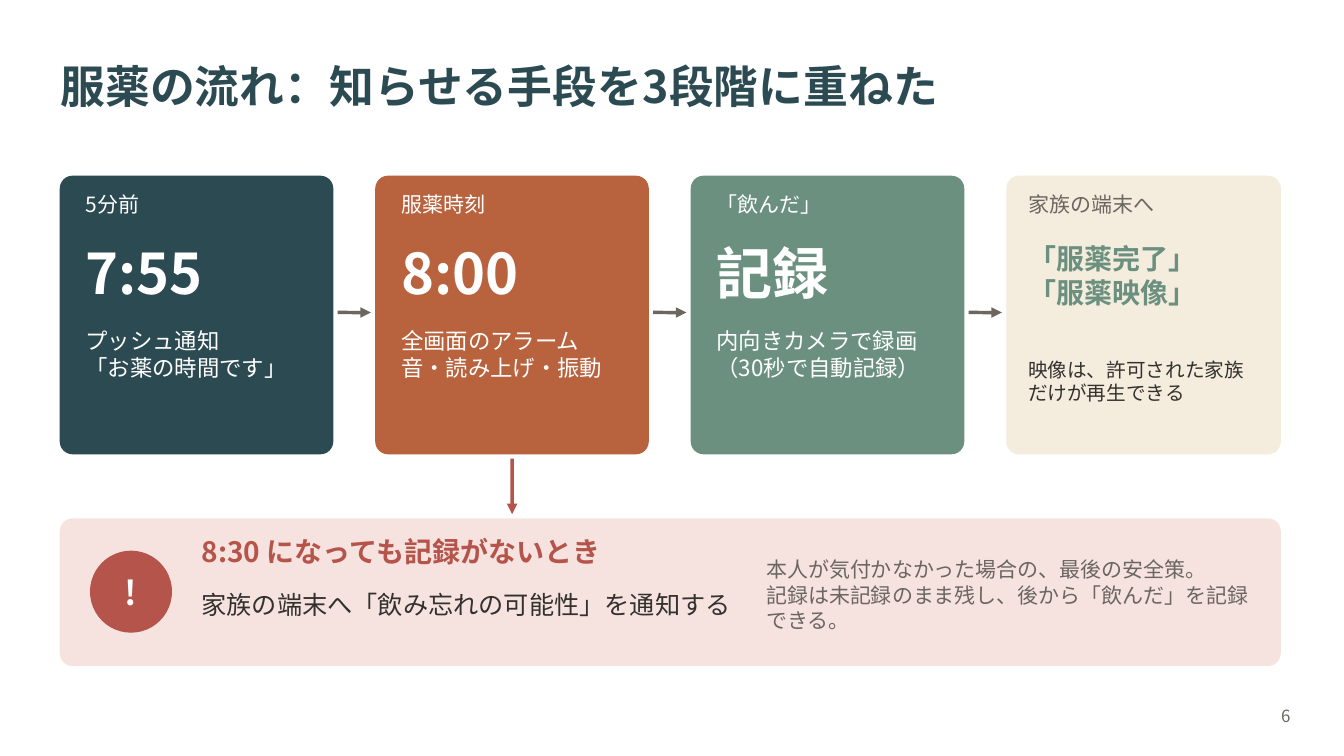
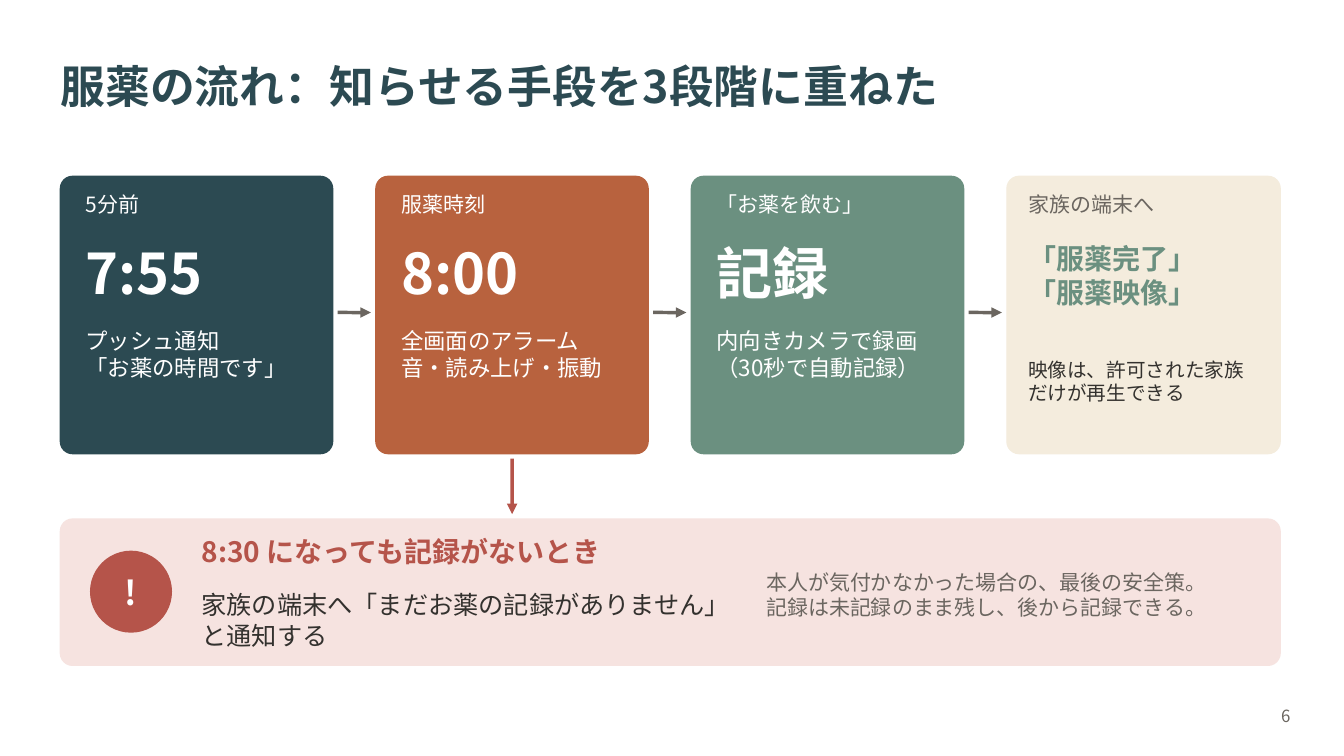
Before and after one commit to zono-NISHI/medi-watch, a slide deck: slide 6 of docs/卒論(参考資料)/最新の卒論、要旨、パワポ/2370354_西薗正彦_卒業論文発表.pptx. Drawn at 1344x756 pixels with LibreOffice and Linux fonts; fonts in the diff are those of the drawing. Boxes give left, top, right and bottom in pixels: in the first picture for what was removed or moved away, otherwise in the second. Text is boxed around its words. In the diff, an @@ line names an element or a change of style, - is before the commit and + after.

```diff
--- a/docs/卒論(参考資料)/最新の卒論、要旨、パワポ/2370354_西薗正彦_卒業論文発表.pptx
+++ b/docs/卒論(参考資料)/最新の卒論、要旨、パワポ/2370354_西薗正彦_卒業論文発表.pptx
@@ text at box(717, 194, 864, 214): text changed @@
-「飲んだ」
+「お薬を飲む」
@@ text at box(202, 592, 730, 647): text changed @@
-家族の端末へ「飲み忘れの可能性」を通知する
+家族の端末へ「まだお薬の記録がありません」と通知する
@@ text at box(766, 597, 1206, 617): text changed @@
-記録は未記録のまま残し、後から「飲んだ」を記録できる。
+記録は未記録のまま残し、後から記録できる。
```
Also in this commit, not shown: 3 other slides changed, 7 other files.
